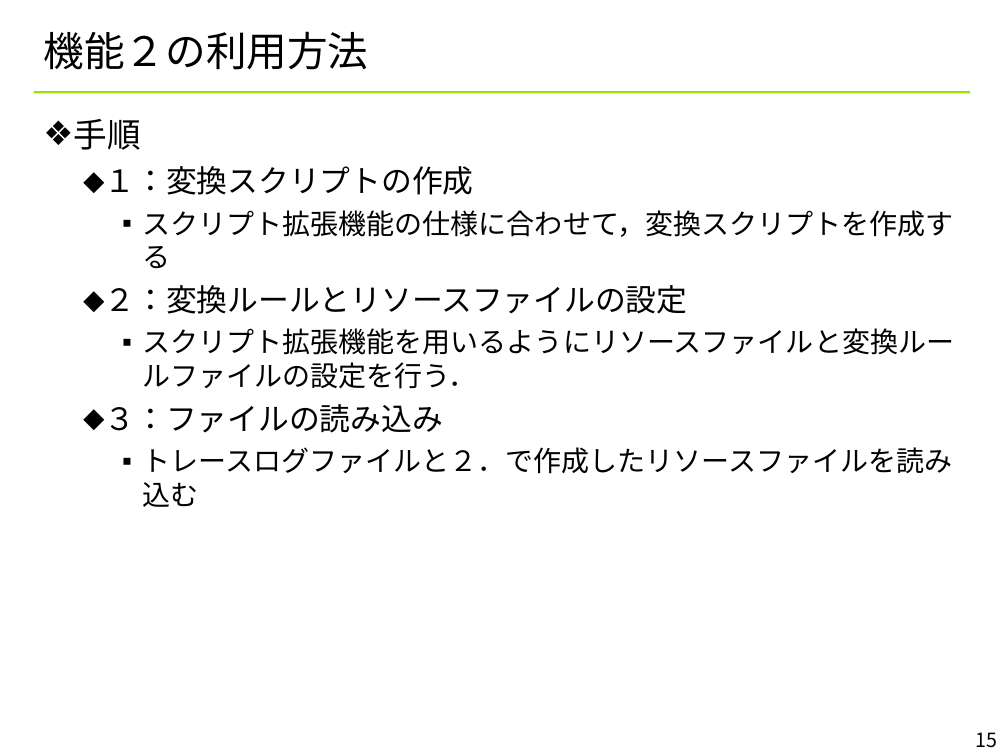
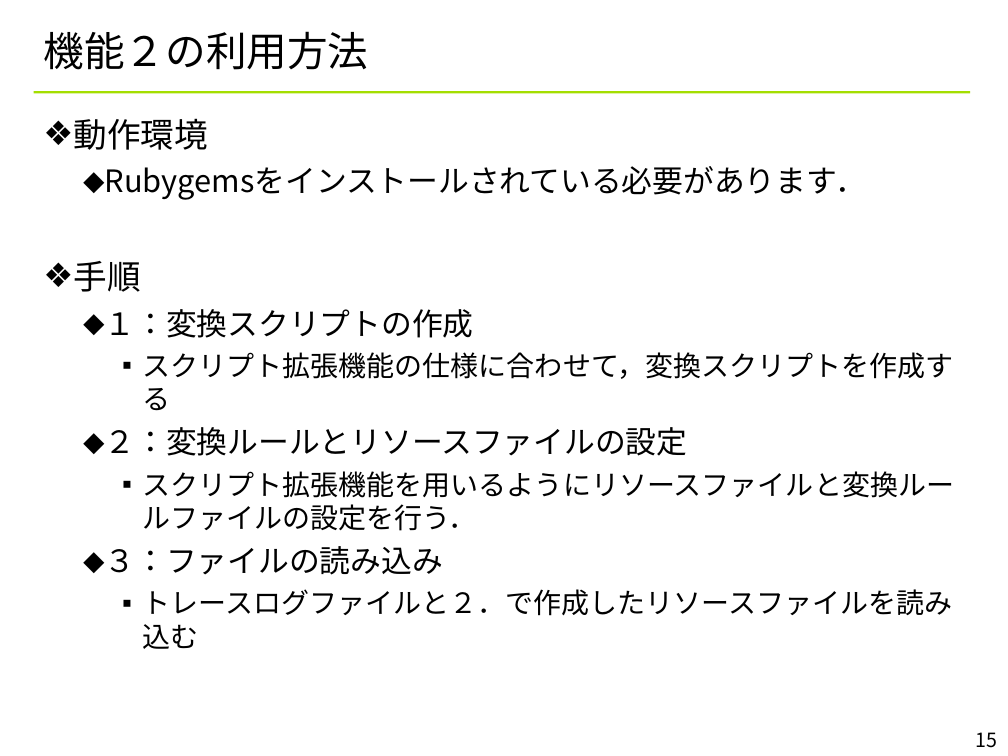
Before and after one commit to YixiaoLi/tlv4mc, a slide deck: slide 15 of doc/converter_manual.ppt. Drawn at 1008x756 pixels with LibreOffice and Linux fonts; fonts in the diff are those of the drawing; background and template pictures are left out. Boxes give left, top, right and bottom in pixels: in the first picture for what was removed or moved away, otherwise in the second. Text is boxed around its words. In the diff, an @@ line names an element or a change of style, - is before the commit and + after.

```diff
--- a/doc/converter_manual.ppt
+++ b/doc/converter_manual.ppt
@@ text at [74,118,867,200]: paragraphs added @@
+❖ 動作環境
+  ⬥ Rubygemsをインストールされている必要があります．
```
Also in this commit, not shown: 2 other slides changed, 1 slide removed.
